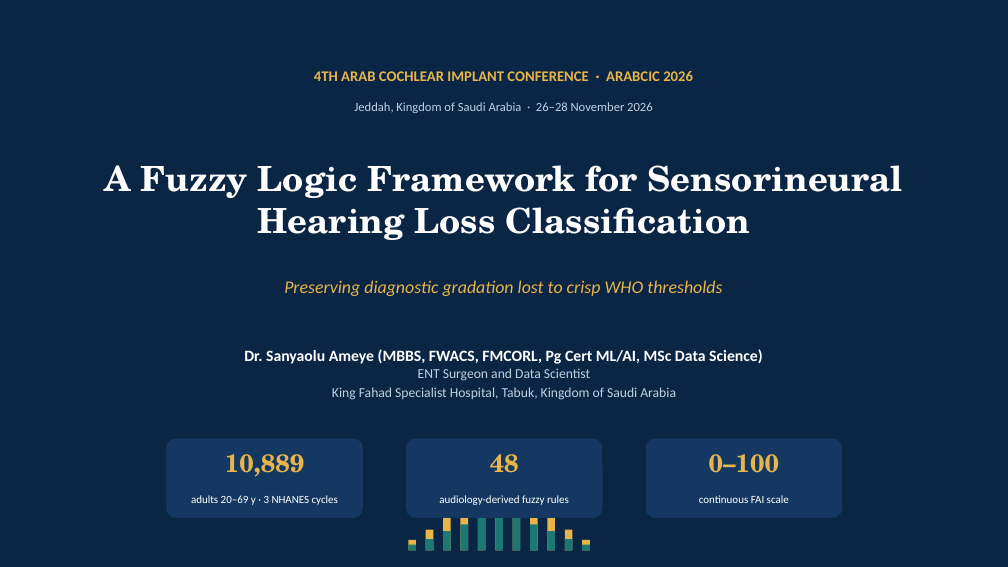
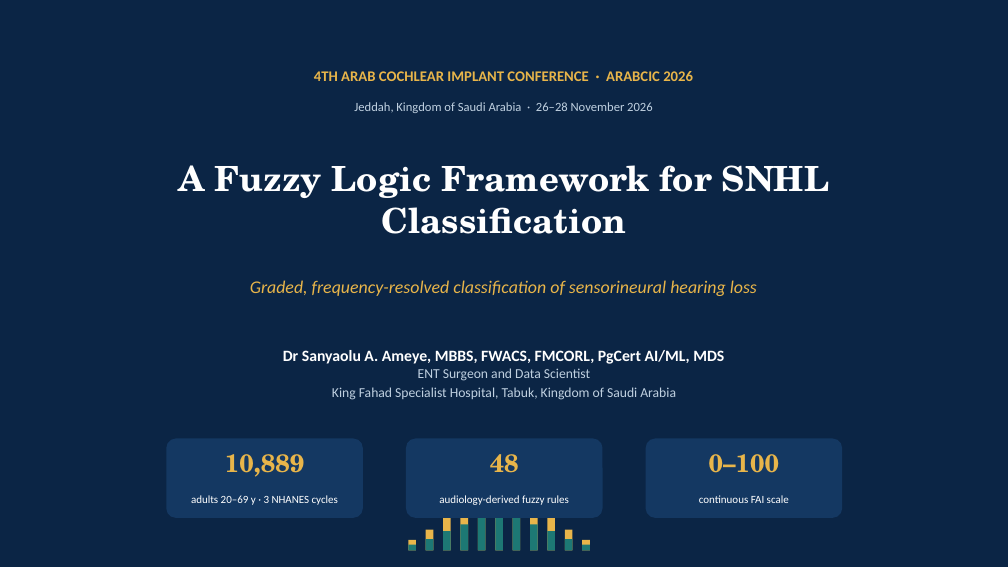
Before and after one commit to ameye/fuzzy-audiogram, a slide deck: slide 1 of arabcic2026/arabcic2026_fuzzy_audiogram.pptx. Drawn at 1008x567 pixels with LibreOffice and Linux fonts; fonts in the diff are those of the drawing. Boxes give left, top, right and bottom in pixels: in the first picture for what was removed or moved away, otherwise in the second. Text is boxed around its words. In the diff, an @@ line names an element or a change of style, - is before the commit and + after.

```diff
--- a/arabcic2026/arabcic2026_fuzzy_audiogram.pptx
+++ b/arabcic2026/arabcic2026_fuzzy_audiogram.pptx
@@ text at box(178, 165, 829, 234): text changed @@
-A Fuzzy Logic Framework for Sensorineural Hearing Loss Classification
+A Fuzzy Logic Framework for SNHL Classification
@@ text at box(250, 280, 757, 296): text changed @@
-Preserving diagnostic gradation lost to crisp WHO thresholds
+Graded, frequency-resolved classification of sensorineural hearing loss
@@ text at box(283, 350, 724, 364): text changed @@
-Dr. Sanyaolu Ameye (MBBS, FWACS, FMCORL, Pg Cert ML/AI, MSc Data Science)
+Dr Sanyaolu A. Ameye, MBBS, FWACS, FMCORL, PgCert AI/ML, MDS
```
Also in this commit, not shown: 14 other slides changed, 5 other files.
